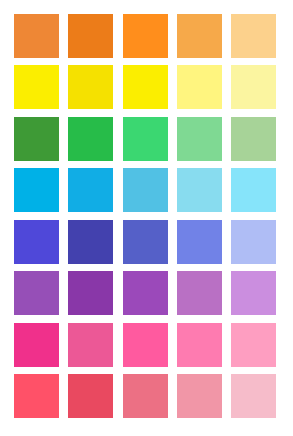
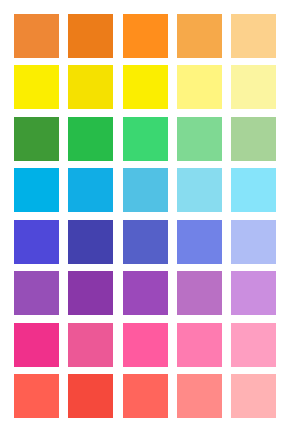
Layered file, before and after one edit (293×436). Changes by layer:
painted on "レイヤー 1" over [14,374,276,418]
